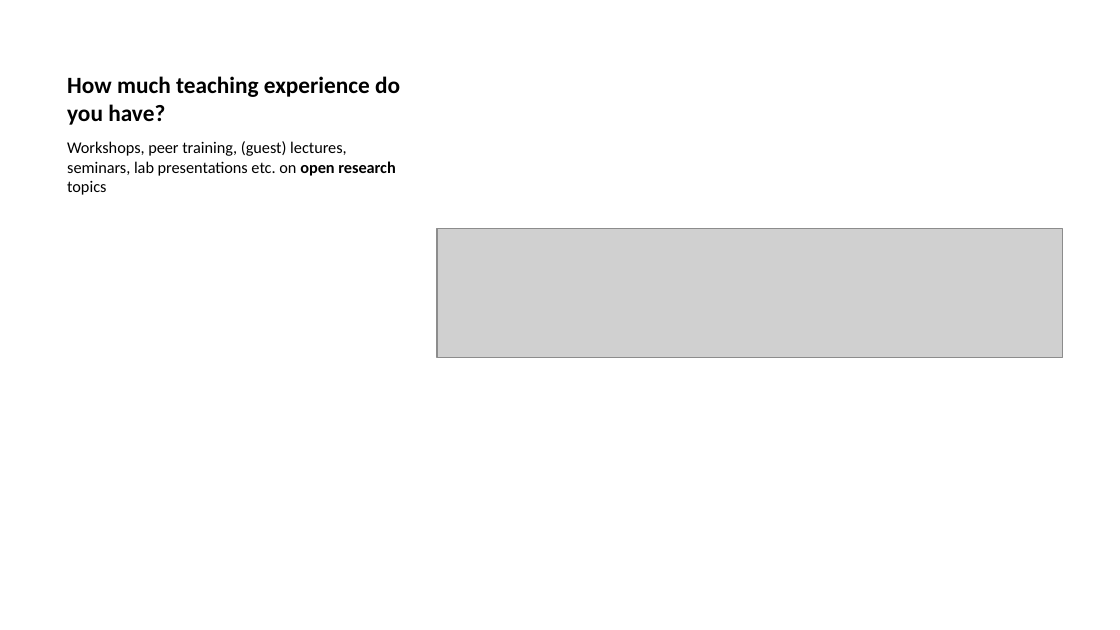
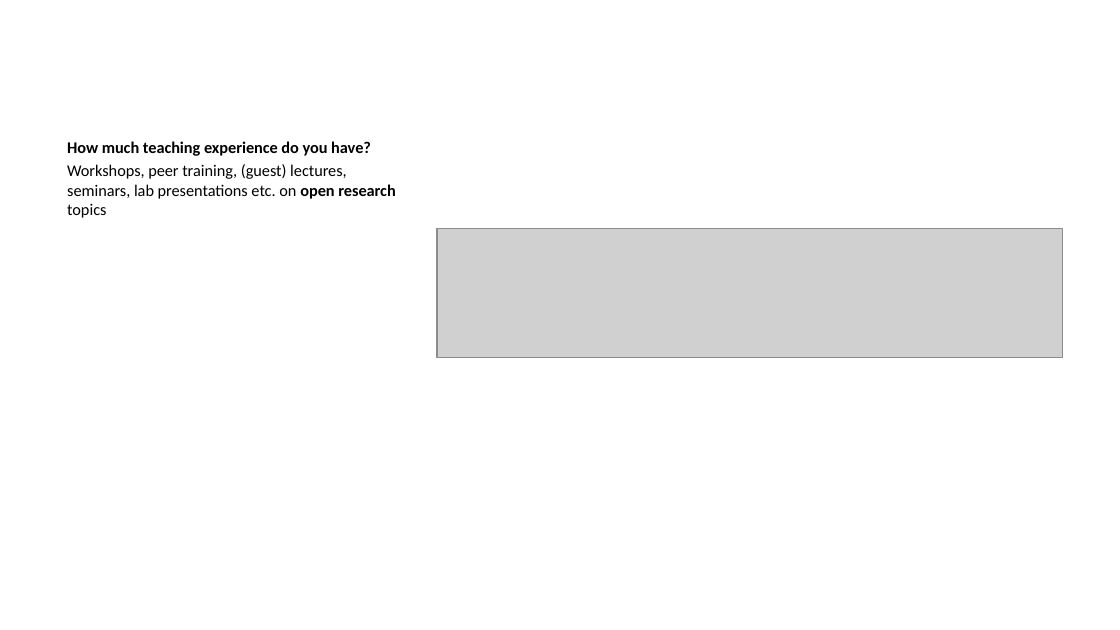
Before and after one commit to lmu-osc/train-the-trainer-student-track-pedagogy, a slide deck: slide 14 of materials/PMM-M1/PMM-M1-S1-Core-Didactic-Principles/PMM-M1-S1-Core-Didactic-Principles-slides.pptx (slide 16 before the commit). Drawn at 1120x630 pixels with LibreOffice and Linux fonts; fonts in the diff are those of the drawing; grey boxes stand for pictures. Boxes give left, top, right and bottom in pixels: in the first picture for what was removed or moved away, otherwise in the second. Text is boxed around its words. In the diff, an @@ line names an element or a change of style, - is before the commit and + after.

```diff
--- a/materials/PMM-M1/PMM-M1-S1-Core-Didactic-Principles/PMM-M1-S1-Core-Didactic-Principles-slides.pptx
+++ b/materials/PMM-M1/PMM-M1-S1-Core-Didactic-Principles/PMM-M1-S1-Core-Didactic-Principles-slides.pptx
@@ title removed at (67,76,400,125) @@
-How much teaching experience do you have?
@@ text at (67,141,371,156): paragraph added @@
+How much teaching experience do you have?
```
Also in this commit, not shown: 28 other slides changed, 5 slides added, 5 slides removed, 16 other files.
